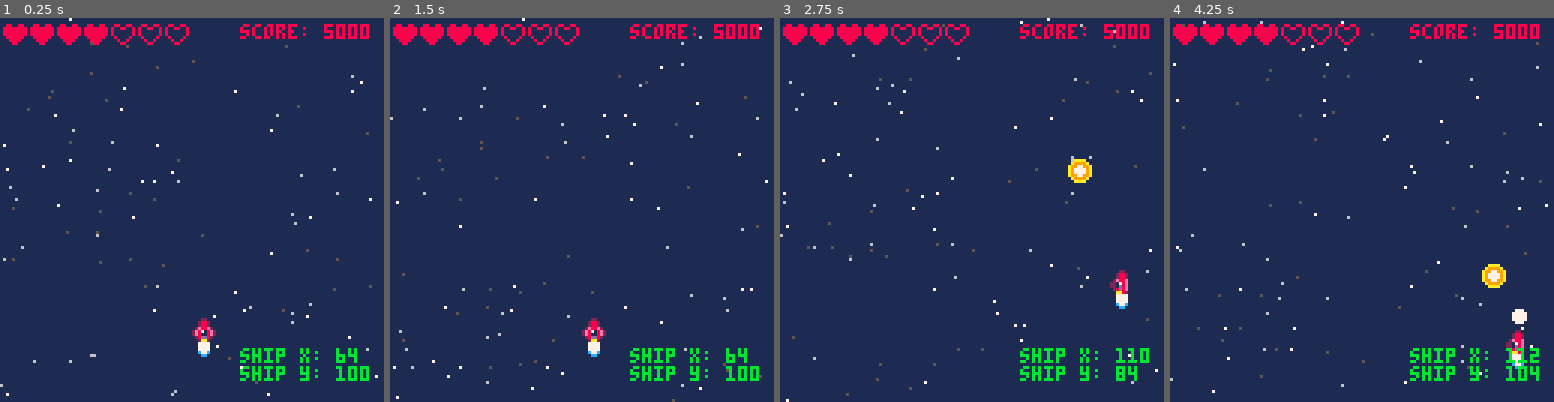
Above: before the commit, frames 1-4 (left to right).
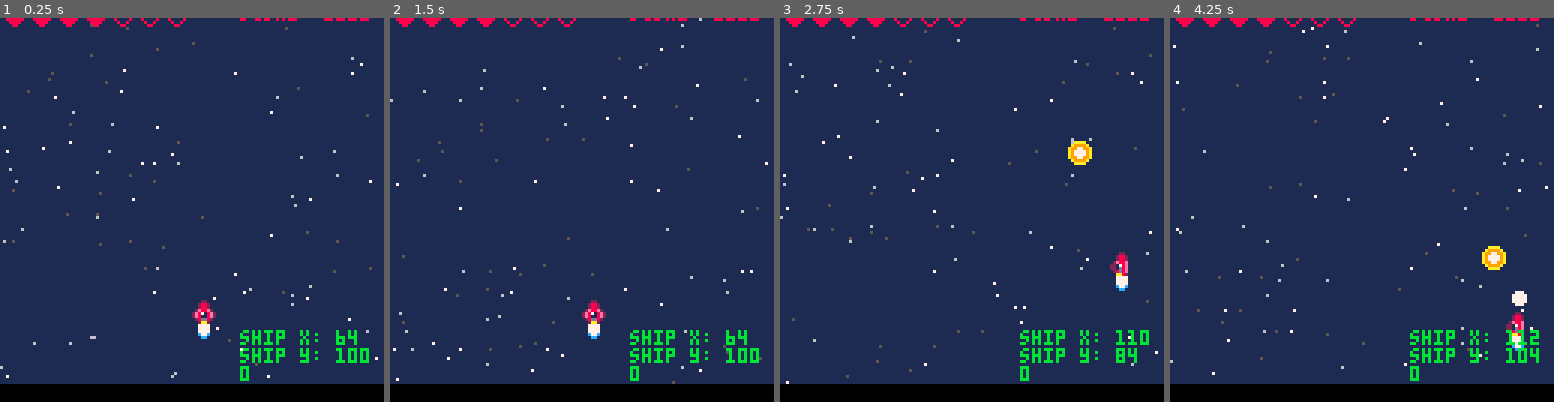
Above: after the commit, the same moments.

Repository: chihirotange/pico8
Game: PICO-8 cartridge shmup/main.p8
Same seed, same stepped clock (60 frames per second), same inputs: the game is played once before the commit and once after it.
Inputs:
- Up to frame 1 (0.25 s): no input
- Up to frame 2 (1.5 s): tap O (Z key) at 0.7 s
- Up to frame 3 (2.75 s): hold Right 1.6-2.1 s; tap O (Z key) at 1.7, 2.1, 2.5 s; hold Up 2.15-2.42 s; hold Right from 2.47 s (still down)
- Up to frame 4 (4.25 s): tap O (Z key) every 0.4 s from 2.9 to 4.1 s; release Right at 3.03 s; hold Left 3.08-3.58 s; hold Down 3.63-3.97 s; hold Right from 4.02 s (still down)

The runs differ from the first frame. In frame 1, 9.8% of the frame differs, in the area x 0-100%, y 0-100%; in frame 2, 9.9%; in frame 3, 10%; in frame 4, 10%.

Commit message:
working on enemy

Diff:
--- /dev/null
+++ b/shmup/enemy.lua
@@ -0,0 +1,14 @@
+enemy = entity_spr:new({
+    x = 30,
+    y = 40,
+    sprid = 20,
+    draw_order = 250,
+})
+enemy_orange = entity_spr:new(
+    {
+        x = 35,
+        y = 40,
+        sprid = 21,
+        draw_order = 100
+    }
+)
--- a/shmup/main.p8
+++ b/shmup/main.p8
@@ -3,6 +3,8 @@
 __lua__
 #include shmup.lua
 #include starfield.lua
+#include oop/oop.lua
+#include enemy.lua
 __gfx__
 00000000000220000002200000022000000000000077770000777700000770000077770000777700000000000880088008800880000000000000000000000000
 00000000002882000028820000288200000000000077770000777700000770000077770000777700000000008008800888888888000000000000000000000000
@@ -12,14 +14,14 @@
 00700700221d8e002e8118e200e8d122000000000000000000000000000cc0000000000000000000000000000080080000888800000000000000000000000000
 00000000028d8e00028dd82000e8d820000000000000000000000000000cc0000000000000000000000000000008800000088000000000000000000000000000
 0000000000aa8200002aa2000028aa00000000000000000000000000000000000000000000000000000000000000000000000000000000000000000000000000
-00aaaa00000000000000000000000000000000000000000000000000000000000000000000000000000000000000000000000000000000000000000000000000
-0a9999a0000000000000000000000000000000000000000000000000000000000000000000000000000000000000000000000000000000000000000000000000
-a997799a000000000000000000000000000000000000000000000000000000000000000000000000000000000000000000000000000000000000000000000000
-a977779a000000000000000000000000000000000000000000000000000000000000000000000000000000000000000000000000000000000000000000000000
-a977779a000000000000000000000000000000000000000000000000000000000000000000000000000000000000000000000000000000000000000000000000
-a997799a000000000000000000000000000000000000000000000000000000000000000000000000000000000000000000000000000000000000000000000000
-0a9999a0000000000000000000000000000000000000000000000000000000000000000000000000000000000000000000000000000000000000000000000000
-00aaaa00000000000000000000000000000000000000000000000000000000000000000000000000000000000000000000000000000000000000000000000000
+00aaaa00000000000000000000000000bbbbbbbb9999999900000000000000000000000000000000000000000000000000000000000000000000000000000000
+0a9999a0000000000000000000000000bbbbbbbb9999999900000000000000000000000000000000000000000000000000000000000000000000000000000000
+a997799a000000000000000000000000bbbbbbbb9999999900000000000000000000000000000000000000000000000000000000000000000000000000000000
+a977779a000000000000000000000000bbbbbbbb9999999900000000000000000000000000000000000000000000000000000000000000000000000000000000
+a977779a000000000000000000000000bbbbbbbb9999999900000000000000000000000000000000000000000000000000000000000000000000000000000000
+a997799a000000000000000000000000bbbbbbbb9999999900000000000000000000000000000000000000000000000000000000000000000000000000000000
+0a9999a0000000000000000000000000bbbbbbbb9999999900000000000000000000000000000000000000000000000000000000000000000000000000000000
+00aaaa00000000000000000000000000bbbbbbbb9999999900000000000000000000000000000000000000000000000000000000000000000000000000000000
 __map__
 0000000000000000000000000000000000000000000000000000000000000000000000000000000000000000000000000000000000000000000000000000000000000000000000000000000000000000000000000000000000000000000000000000000000000000000000000000000000000000000000000000000000000000
 0000000000000000000000000000000000000000000000000000000000000000000000000000000000000000000000000000000000000000000000000000000000000000000000000000000000000000000000000000000000000000000000000000000000000000000000000000000000000000000000000000000000000000
--- a/shmup/shmup.lua
+++ b/shmup/shmup.lua
@@ -118,6 +118,10 @@
         circfill(ship_x + 4, ship_y - muzzle_size/3, current_muzzle_size/2, 7)
     end
 
+    --enemy
+    -- enemy:draw()
+
+    --bullet
     spr(bull_spr,bull_x,bull_y)
 
     --lives
@@ -132,12 +136,16 @@
     --starfield
 
     print("score: "..score, 80,2, 8)
+
+    for ent in all(entites) do
+        ent:draw()
+    end
     debug(80,110)
-
 
 end
 
 function debug(x,y)
     print("ship x: " .. ship_x, x, y, 11)
     print("ship y: " .. ship_y)
+    print(count(entites))
 end
